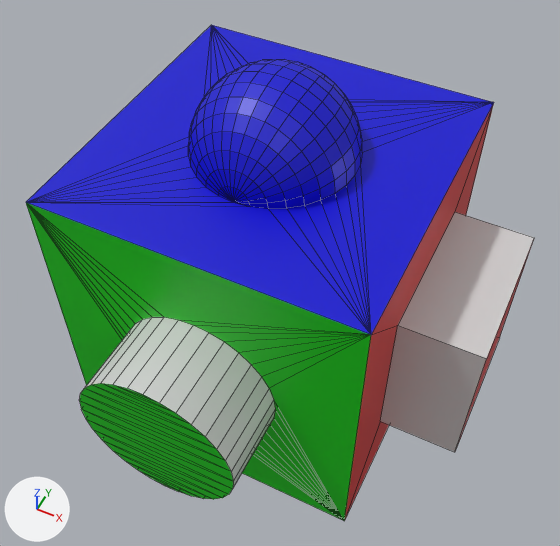
A saved change to the COLLADA model test/axes/OrientationCubeYUp.dae.
Before and after are seen from a camera (50 mm lens) standing at (0.799, -1.568, 1.932) and looking at (0.053, -0.077, 0.067). Arrows for +X, +Y and +Z are at lower left; the lights stay in place. Mesh edges are drawn as thin lines. Vertices at the same position are counted once.
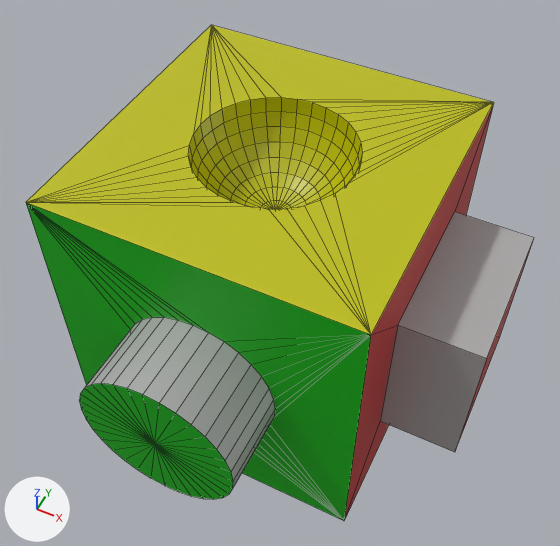
The change in detail:
Material 'Yellow' (mat_yellow_1) is new.
Its base color is (0.512, 0.512, 0.0) (yellow #bebe00).
Its roughness is 0.44.
Material 'Cyan' (mat_cyan_1) is new.
Its base color is (0.0, 0.512, 0.512) (cyan #00bebe).
Its roughness is 0.44.
Material 'Red' (mat_red_1) is new.
Its base color is (0.512, 0.0, 0.0) (red #be0000).
Its roughness is 0.44.
Material 'Magenta' (mat_magenta_1) is new.
Its base color is (0.512, 0.0, 0.512) (pink #be00be).
Its roughness is 0.44.
Material 'Gray' (mat_gray) is new.
Its base color is (0.41, 0.41, 0.41) (grey #acacac).
Its roughness is 0.44.
Material 'Green' (mat_green_1) is new.
Its base color is (0.0, 0.512, 0.0) (green #00be00).
Its roughness is 0.44.
Material 'Blue' (mat_blue_1) is new.
Its base color is (0.0, 0.0, 0.512) (blue #0000be).
Its roughness is 0.44.
me_cube is used by ob_cube; location (0.0, 0.0, 0.0); scale (0.5, 0.5, 0.5).
me_cube had 739 vertices, 862 faces and spanned x -1.0..1.5, y -1.5..1.0, z -1.0..1.5.
me_cube no longer uses material mat_yellow (yellow #d1d100).
me_cube no longer uses material mat_cyan (cyan #00d1d1).
me_cube now has 668 vertices, 786 faces and spans x -1.0..1.5, y -1.5..1.0, z -1.0..1.5.
me_cube part 1: 282 vertices removed from x -0.5..0.5, y -0.5..0.5, z -1.0..0.5; 256 vertices added at x -0.5..0.5, y -0.5..0.9, z -0.5..0.49.
me_cube part 2: 270 vertices removed from x -0.49..0.5, y -0.5..0.5, z 1.0..1.49; 32 vertices added at x -0.5..0.5, y -0.5..0.5, z 1.5.
me_cube part 3: 32 vertices removed from x -0.5..0.5, y -1.5, z -0.5..0.5; 225 vertices added at x -0.49..0.49, y -1.5..-1.1, z -0.49..0.49.
me_cube part 4: 6 faces spanning x -1.0..1.5, y -0.5..0.5, z -0.5..0.5 switch from mat_material (light grey #d1d1d1) to mat_gray (grey #ababab).
me_cube part 5: 5 faces spanning x 1.0..1.5, y -1.0..1.0, z -1.0..1.0 switch from mat_red (red #d10000) to mat_red_1 (red #be0000).
me_cube part 6: 19 faces spanning x -1.0..1.0, y -1.0..1.0, z 1.0 switch from mat_blue (blue #0000d1) to mat_green_1 (green #00be00).
me_cube part 7: 22 faces spanning x -1.0..1.0, y -1.0, z -1.0..1.0 switch from mat_green (green #00d100) to mat_blue_1 (blue #0000be).
me_cube part 8: 25 faces spanning x -1.0..1.0, y 1.0, z -1.0..1.0 switch from mat_magenta (pink #d100d1) to mat_yellow_1 (yellow #bebe00).
me_cube now uses material mat_cyan_1 (cyan #00bebe).
me_cube now uses material mat_magenta_1 (pink #be00be).
Object 'Cube' (ob_cube) turns from (0, 0, 0) to (90, 0, 0) degrees about x, y and z.

Where the change shows, as pixel boxes (x1, y1, x2, y2) in the pictures (560 x 546 px; the box of a moved part takes in the faces that stretch with it):
'Cube', reshaped, turned
    both: (26, 25, 534, 521)
part 1 of me_cube, moved or reshaped (not visible before)
    after: (188, 98, 362, 209)
part 2 of me_cube, cut back
    before: (43, 60, 494, 209)
    after: (79, 317, 275, 499)
part 3 of me_cube, built on
    before: (79, 317, 275, 499)
part 4 of me_cube, recoloured
    both: (380, 212, 534, 452)
part 5 of me_cube, recoloured
    both: (344, 103, 533, 521)
part 6 of me_cube, recoloured
    before: (27, 25, 491, 334)
    after: (28, 205, 370, 519)
part 7 of me_cube, recoloured (green)
    before: (28, 205, 371, 520)
part 8 of me_cube, recoloured (yellow)
    after: (26, 25, 494, 335)
